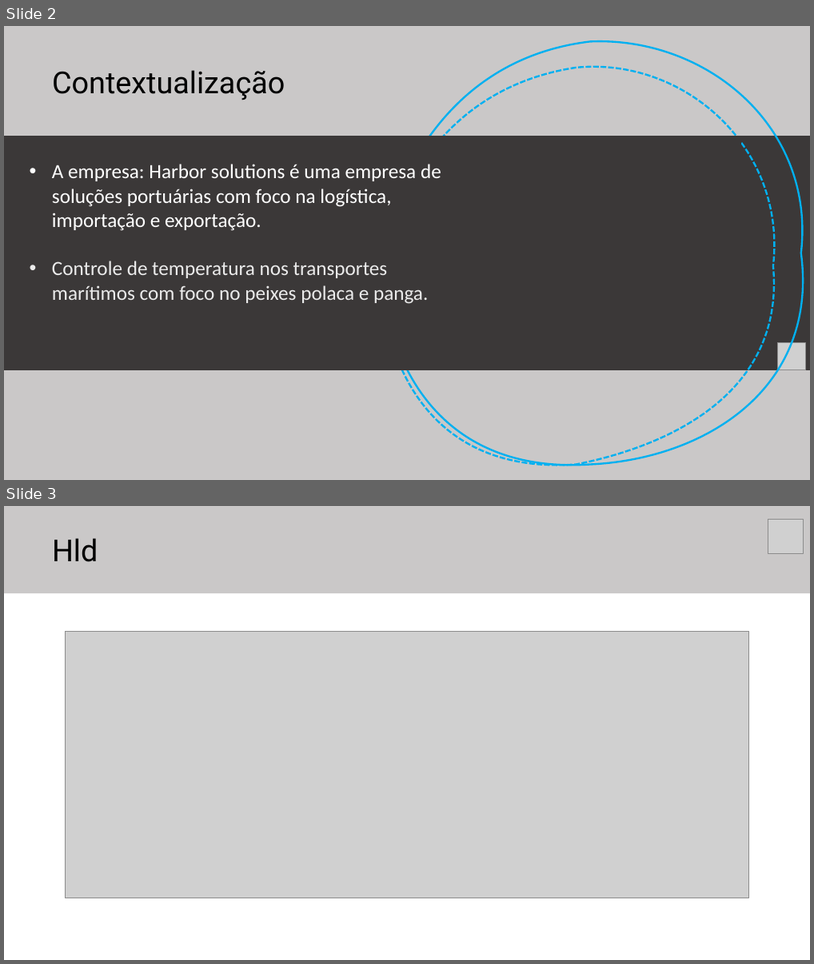
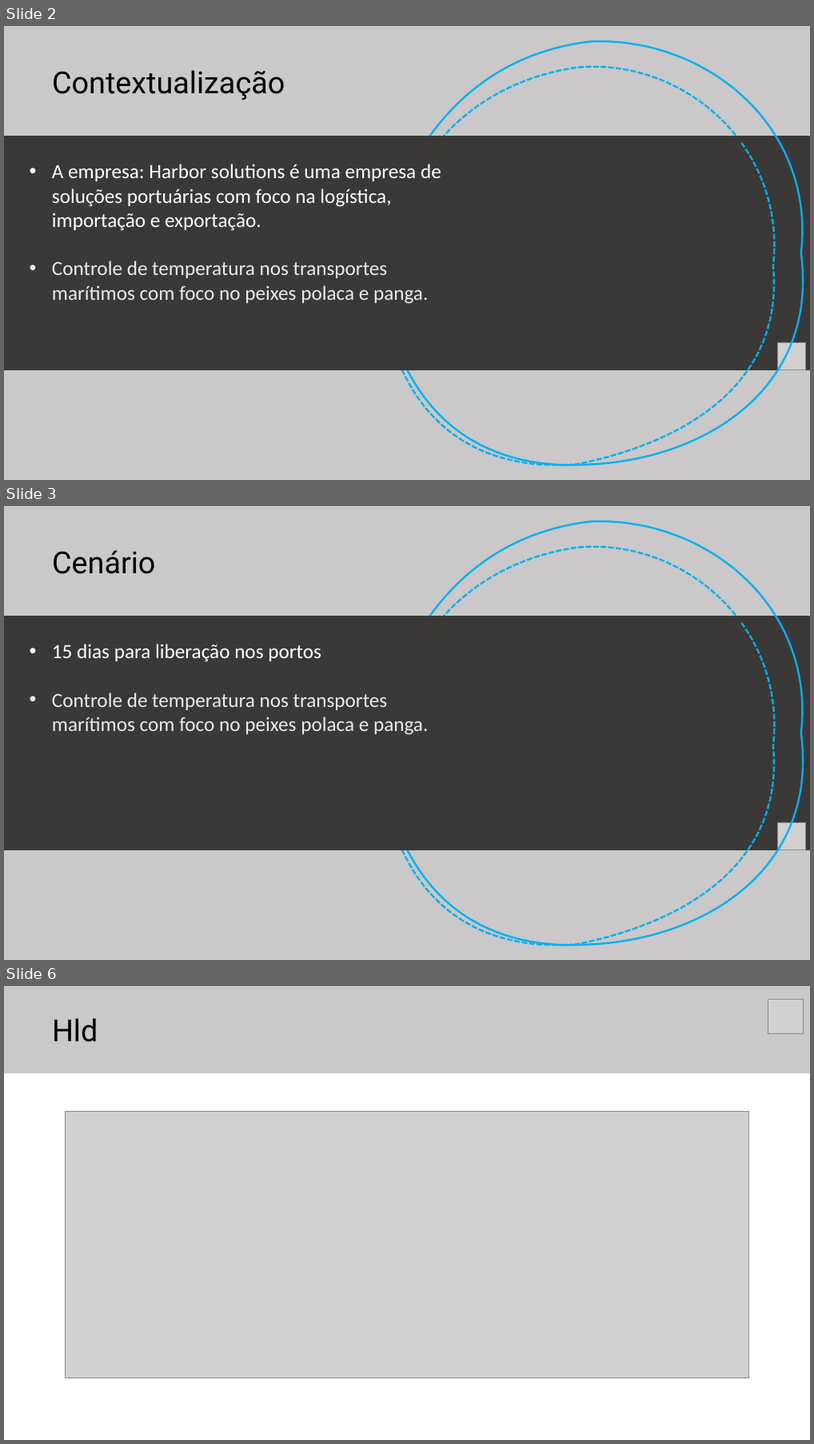
Before and after one commit to rafael-rochaalmeida/Harbor-Solutions, a slide deck: Documentação/Apresentação Sprint 2.pptx. Shown one above the other, each under a label of ours: slides 2 and 3 before the commit, slides 2, 3 and 6 after it; the slides between them are not shown. The pictures are 814x964 and 814x1444 pixels, drawn with LibreOffice and Linux fonts; fonts in the diff are those of the drawing; grey boxes stand for pictures. Boxes give left, top, right and bottom in pixels: in the first picture for what was removed or moved away, otherwise in the second. Text is boxed around its words. In the diff, an @@ line names an element or a change of style, - is before the commit and + after.

```diff
--- a/Documentação/Apresentação Sprint 2.pptx
+++ b/Documentação/Apresentação Sprint 2.pptx
@@ slide 3 added at [4,506,810,960], background #FFFFFF @@
@@ rectangle added at [4,506,810,960], fill #767171 at 38% opacity @@
@@ freeform shape added at [379,522,802,944], outline #00B0F0 2.25 pt @@
@@ text added at [52,550,156,574], 36 pt, text #000000 @@
+Cenário
@@ freeform shape added at [379,548,774,944], outline #00B0F0 2.25 pt dashed @@
@@ rectangle added at [4,616,810,850], fill #3B3838 @@
@@ rectangle added at [4,616,742,850], fill #3B3838 @@
@@ text added at [52,644,428,735], 24 pt, text #EBEBEB @@
+• 15 dias para liberação nos portos
+• Controle de temperatura nos transportes marítimos com foco no peixes polaca e panga.
@@ picture added at [778,822,806,850] @@
@@ what was slide 3 is now slide 6 @@
```
Also in this commit, not shown: 2 other slides added.
